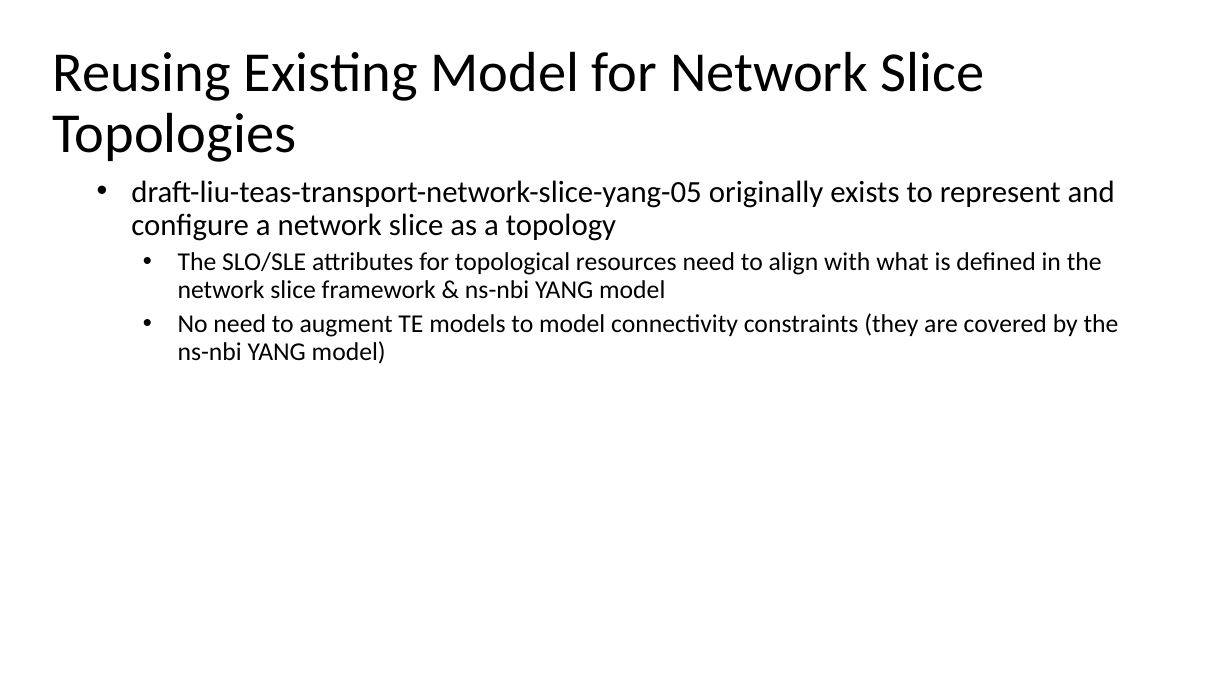
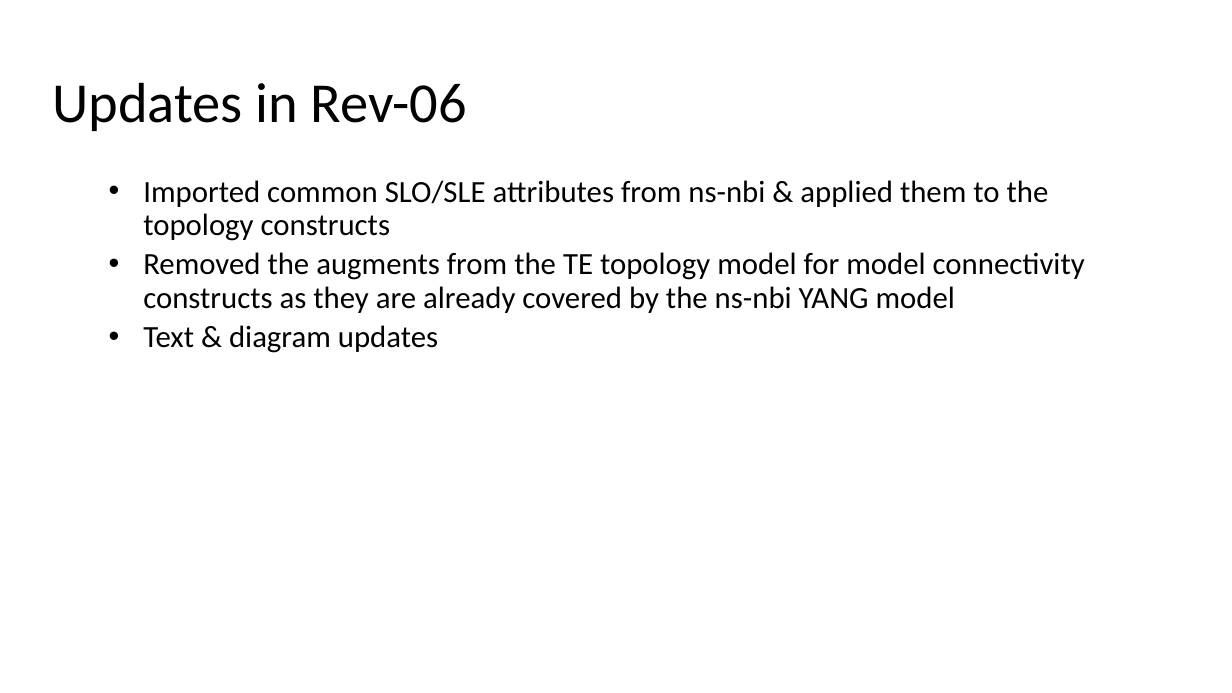
Before and after one commit to aguoietf/Public_material_for_standards, a slide deck: slide 4 of draft-liu-teas-transport-network-slice-yang-06.pptx. Drawn at 1232x693 pixels with LibreOffice and Linux fonts; fonts in the diff are those of the drawing. Boxes give left, top, right and bottom in pixels: in the first picture for what was removed or moved away, otherwise in the second. Text is boxed around its words. In the diff, an @@ line names an element or a change of style, - is before the commit and + after.

```diff
--- a/draft-liu-teas-transport-network-slice-yang-06.pptx
+++ b/draft-liu-teas-transport-network-slice-yang-06.pptx
@@ title at [52, 82, 467, 131]: text changed @@
-Reusing Existing Model for Network Slice Topologies
+Updates in Rev-06
@@ text at [143, 180, 1085, 353]: text changed; size 20 to 24 pt @@
-• draft-liu-teas-transport-network-slice-yang-05 originally exists to represent and configure a network slice as a topology
-  • The SLO/SLE attributes for topological resources need to align with what is defined in the network slice framework & ns-nbi YANG model
-  • No need to augment TE models to model connectivity constraints (they are covered by the ns-nbi YANG model)
+  • Imported common SLO/SLE attributes from ns-nbi & applied them to the topology constructs
+  • Removed the augments from the TE topology model for model connectivity constructs as they are already covered by the ns-nbi YANG model
+  • Text & diagram updates
```
Also in this commit, not shown: 4 other slides changed, 1 other file.
